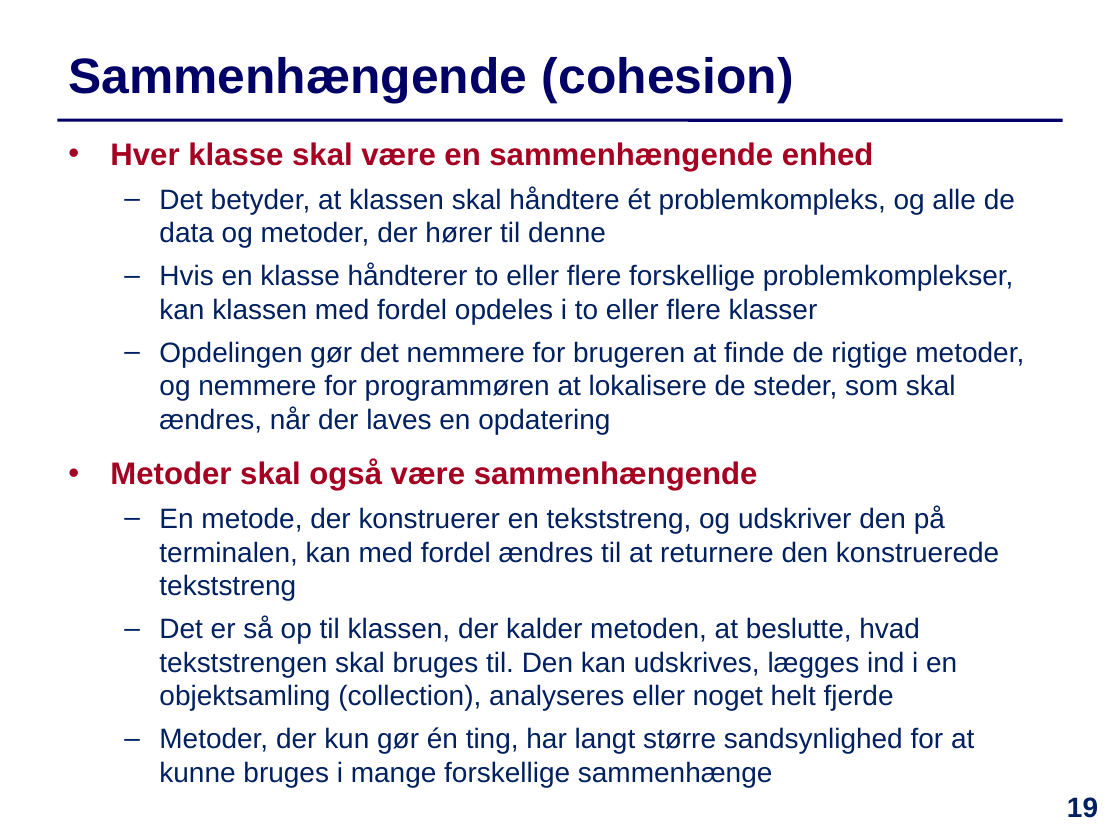
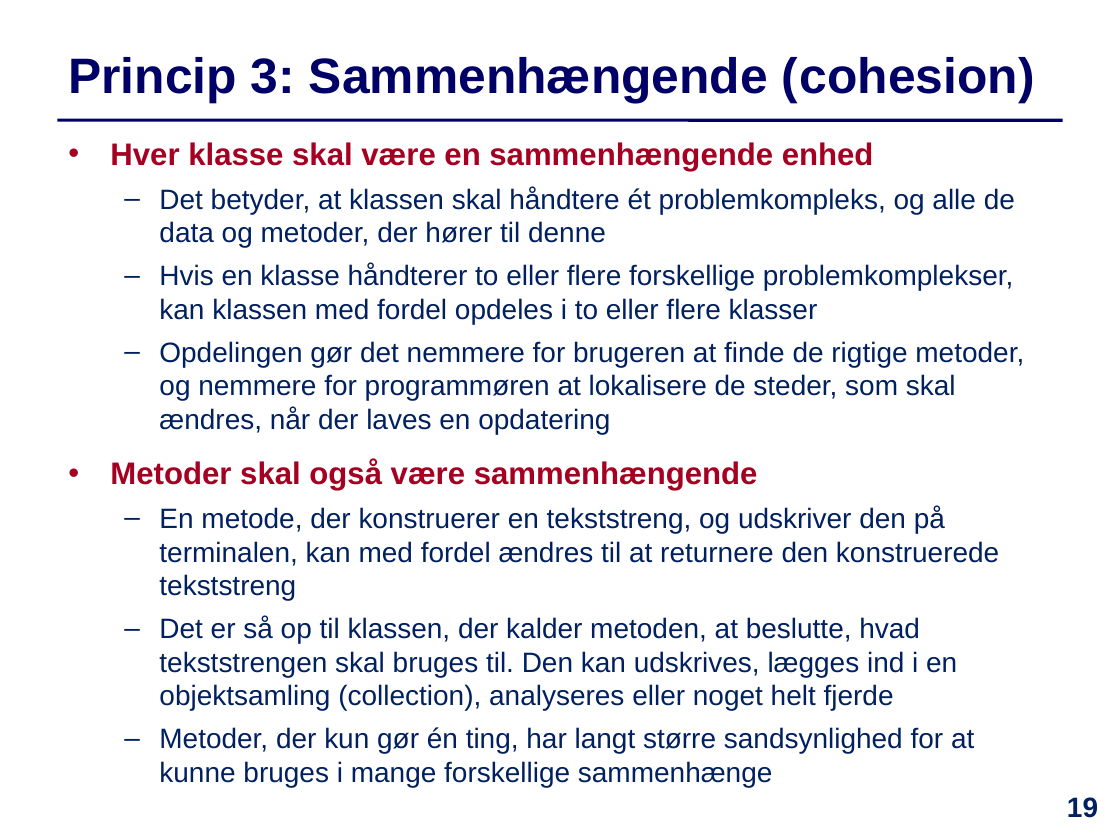
Before and after one commit to IntProgAU/Materiale, a slide deck: slide 19 of web/e24/uge_9/Slides-Uge9.pptx. Drawn at 1120x840 pixels with LibreOffice and Linux fonts; fonts in the diff are those of the drawing. Boxes give left, top, right and bottom in pixels: in the first picture for what was removed or moved away, otherwise in the second. Text is boxed around its words. In the diff, an @@ line names an element or a change of style, - is before the commit and + after.

```diff
--- a/web/e24/uge_9/Slides-Uge9.pptx
+++ b/web/e24/uge_9/Slides-Uge9.pptx
@@ title at <box>68,57,1035,104</box>: text changed @@
-  Sammenhængende (cohesion)
+  Princip 3: Sammenhængende (cohesion)
```
Also in this commit, not shown: 9 other slides changed, 1 other file.
